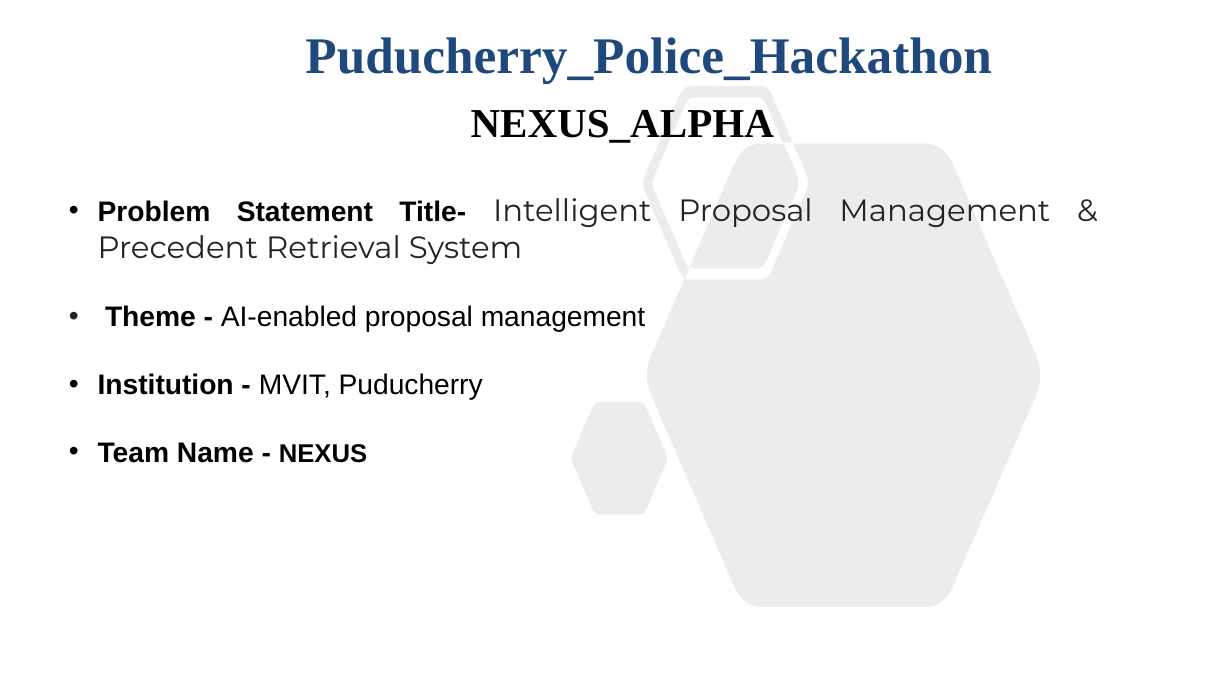
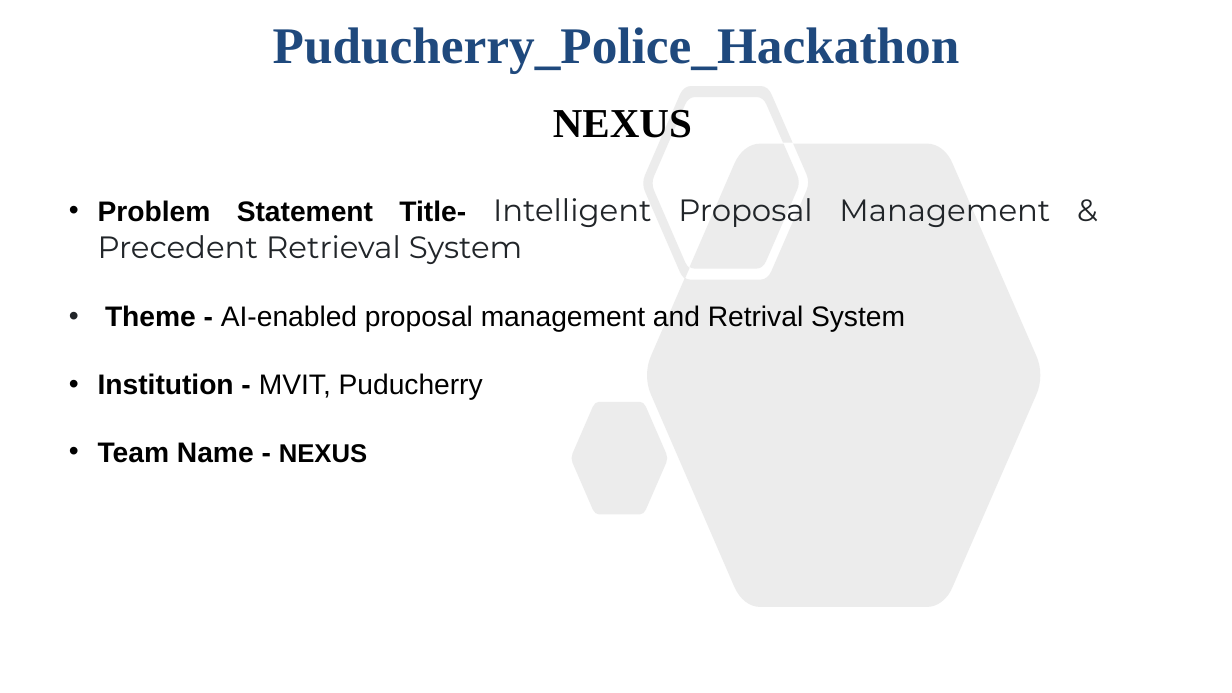
Before and after one commit to JeevanHaris/IMPRS, a slide deck: slide 1 of Puducherry_Police_Hackathon_IPMPRS.pptx. Drawn at 1232x693 pixels with LibreOffice and Linux fonts; fonts in the diff are those of the drawing. Boxes give left, top, right and bottom in pixels: in the first picture for what was removed or moved away, otherwise in the second. Text is boxed around its words. In the diff, an @@ line names an element or a change of style, - is before the commit and + after.

```diff
--- a/Puducherry_Police_Hackathon_IPMPRS.pptx
+++ b/Puducherry_Police_Hackathon_IPMPRS.pptx
@@ title "Puducherry_Police_Hackathon": place and size @@
-title "Puducherry_Police_Hackathon" at [305, 37, 992, 84]
+title "Puducherry_Police_Hackathon" at [273, 27, 960, 74]
@@ subtitle at [553, 109, 692, 138]: text changed @@
-NEXUS_ALPHA
+NEXUS
@@ text at [105, 305, 905, 332]: text changed @@
-• Theme - AI-enabled proposal management
+• Theme - AI-enabled proposal management and Retrival System
```
Also in this commit, not shown: 3 other slides changed, 12 other files.
